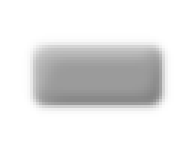
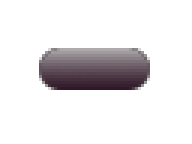
Comparing the layer stacks of the two (192, 144) images. Changes:
added layer "Metal_Button_Medium_Bottom_Left_Up.png-Kopie #1" above "Metal_Button_Medium_Bottom_Left_Up.png-Kopie" over [39,48,150,90]
hid "Pasted Layer" over [27,39,171,114]
